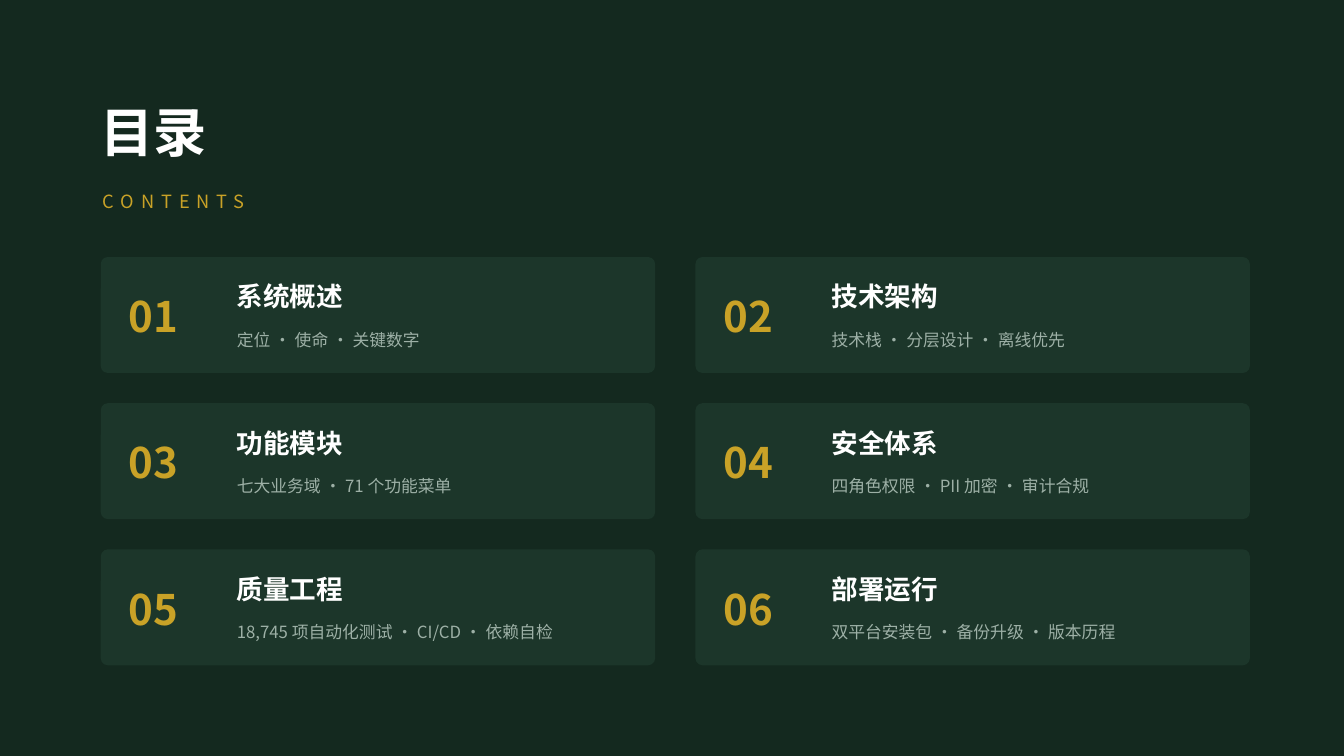
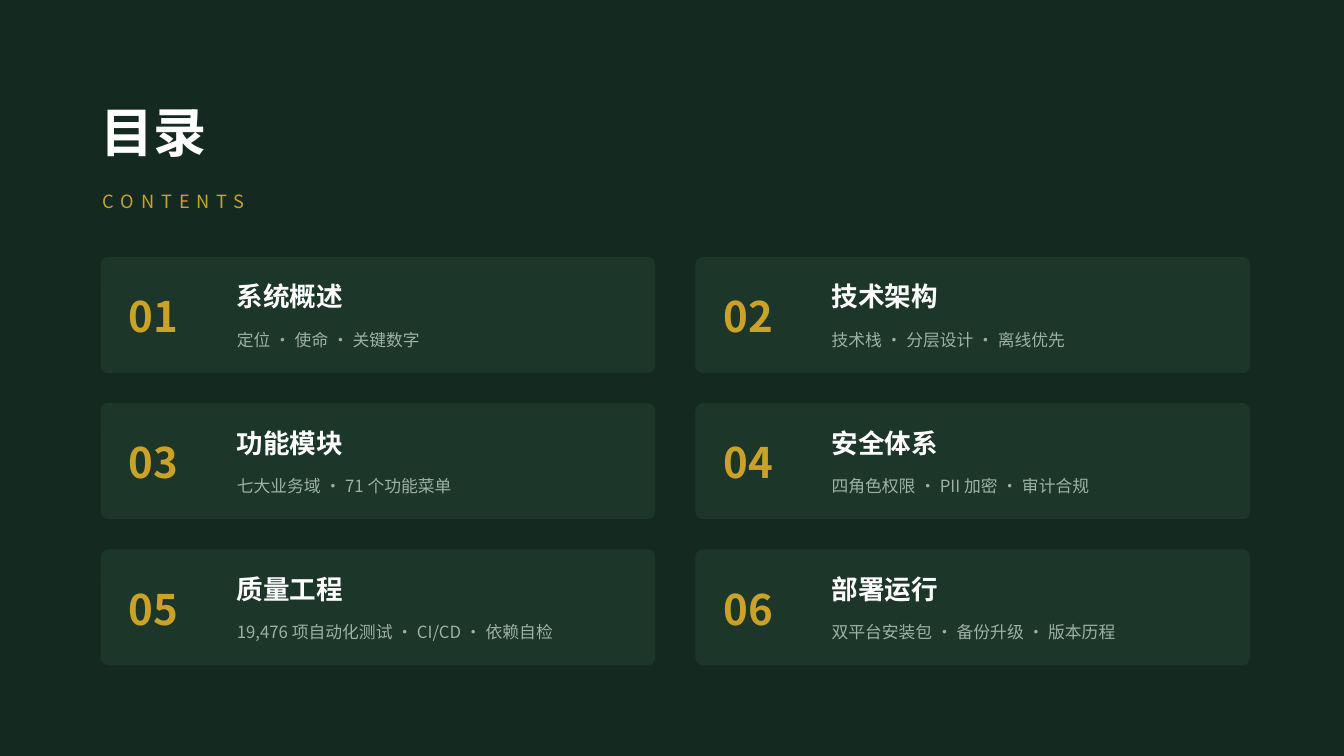
Before and after one commit to lzh745200/MRRS, a slide deck: slide 2 of docs/帮扶管理信息系统介绍.pptx. Drawn at 1344x756 pixels with LibreOffice and Linux fonts; fonts in the diff are those of the drawing. Boxes give left, top, right and bottom in pixels: in the first picture for what was removed or moved away, otherwise in the second. Text is boxed around its words. In the diff, an @@ line names an element or a change of style, - is before the commit and + after.

Commit message:
docs(release): 同步 v1.12.19 口径（后端 13,067 / 前端 6,409）与 PPT 数字
- README 质量指标与测试体系：后端 12,795→13,067（664 文件）、前端 6,363→6,409（303 文件）、
  覆盖率语句/分支 40546/9880→41503/10118、Alembic 47→50 版本、v1.12.18→v1.12.19
- CHANGELOG [1.12.19] 用例口径校正为实测值
- PPT 41 页同步：版本号 36 处、用例数、测试总数 19,476、测试文件 303、视图 132
- 收录 W18 深度探测证据（.scratch/w18-deep-probe/：数据完整性/离线运行探测脚本与结论）

```diff
--- a/docs/帮扶管理信息系统介绍.pptx
+++ b/docs/帮扶管理信息系统介绍.pptx
@@ text at [237,624,553,641]: text changed @@
-18,745 项自动化测试 · CI/CD · 依赖自检
+19,476 项自动化测试 · CI/CD · 依赖自检
```
Also in this commit, not shown: 35 other slides changed, 4 other files.
